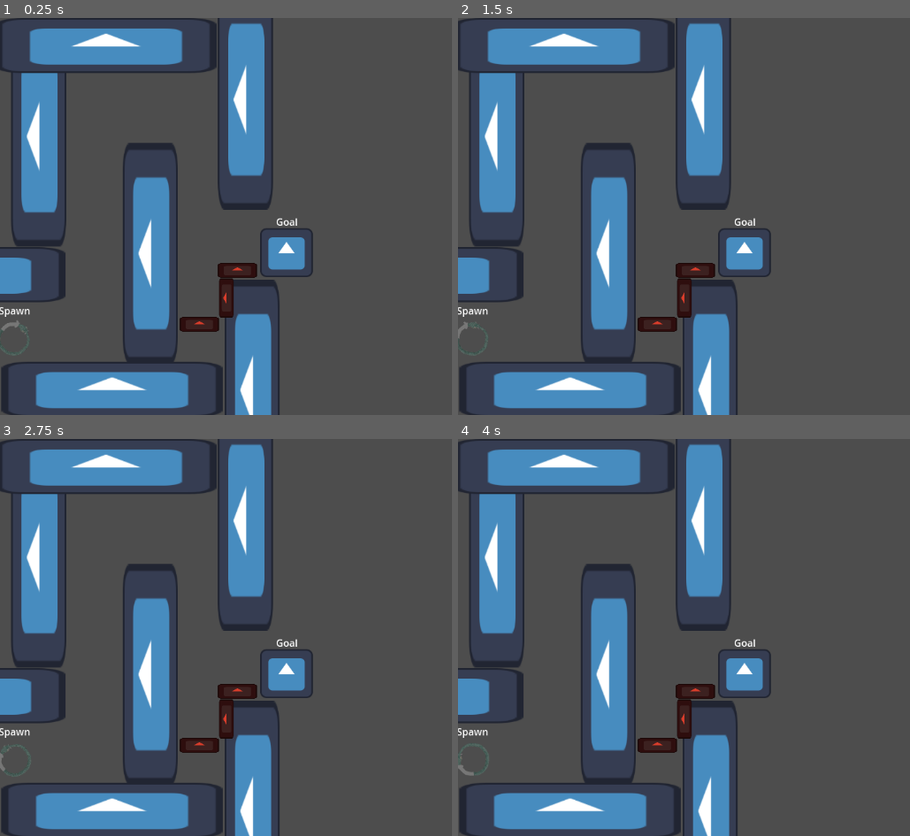
Above: before the commit, frames 1-4 (two rows, left to right).
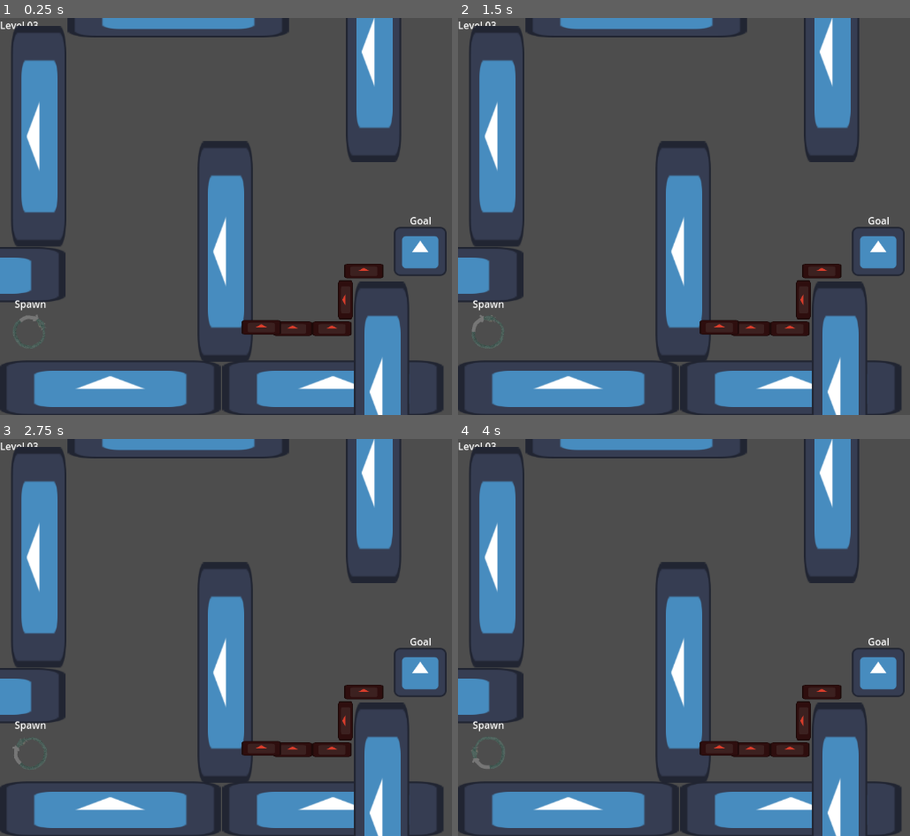
Above: after the commit, the same moments.

Repository: MrDreamhost/gmtk-jam-2025
Game: Godot game, scene res://level/level_03/level_03.tscn
The game is run twice, just before and just after one commit, with the same random seed, the same clock (stepped at 60 frames per second) and the same inputs. This scene is started directly instead of the project's main scene. The engine's default icon, where the game draws it, is replaced by a stand-in: a white triangle on a blue panel in a dark square.
Inputs:
- Up to frame 1 (0.25 s): no input
- Up to frame 2 (1.5 s): hold D (player_right) from 0.53 s (still down); tap Shift (set_spawn_point) at 0.6, 1.35 s; tap Space (player_jump) at 0.77 s
- Up to frame 3 (2.75 s): tap Space (player_jump) at 1.52 s; tap Enter at 2 s; release D (player_right) at 2.03 s; hold A (player_left) from 2.03 s (still down); tap Shift (set_spawn_point) at 2.1 s
- Up to frame 4 (4 s): release A (player_left) at 2.78 s; hold D (player_right) from 2.78 s (still down); tap Shift (set_spawn_point) at 2.85, 3.6 s; tap Space (player_jump) at 3.02, 3.77 s

The runs differ from the first frame. In frame 1, 31% of the frame differs, in the area x 0-99%, y 0-100%; in frame 2, 31%; in frame 3, 31%; in frame 4, 31%.
Error before the commit: Assertion failed: Unknown next_level_file (res://level/goal_zone.gd:10)

Commit message:
adjusted spawn locations and added next levels to goal zones

Diff:
--- a/level/level_01/level_01.tscn
+++ b/level/level_01/level_01.tscn
@@ -31,7 +31,7 @@
 texture = ExtResource("2_rdi31")
 
 [node name="SpawnPoint" parent="." instance=ExtResource("3_aem8p")]
-position = Vector2(31, 549)
+position = Vector2(40, 540)
 
 [node name="GoalZone" parent="." instance=ExtResource("4_mopx3")]
 position = Vector2(1101, 550)
--- a/level/level_02/level_02.tscn
+++ b/level/level_02/level_02.tscn
@@ -50,7 +50,7 @@
 scale = Vector2(5, 1)
 
 [node name="SpawnPoint" parent="." instance=ExtResource("4_j65wl")]
-position = Vector2(25, 550)
+position = Vector2(42, 540)
 
 [node name="GoalZone" parent="." instance=ExtResource("5_emc5r")]
 position = Vector2(954, 389)
--- a/level/level_03/level_03.tscn
+++ b/level/level_03/level_03.tscn
@@ -9,8 +9,9 @@
 [sub_resource type="RectangleShape2D" id="RectangleShape2D_cguju"]
 size = Vector2(362.5, 90)
 
-[node name="Level03" type="Node2D"]
+[node name="Level03" type="Node2D" node_paths=PackedStringArray("spawn_point")]
 script = ExtResource("1_14ypm")
+spawn_point = NodePath("Label/SpawnPoint")
 
 [node name="Label" type="Label" parent="."]
 offset_right = 40.0
@@ -18,7 +19,7 @@
 text = "Level 03"
 
 [node name="StaticBody2D2" type="StaticBody2D" parent="Label"]
-position = Vector2(245, 354)
+position = Vector2(367, 351)
 rotation = -1.5708
 metadata/_edit_group_ = true
 
@@ -46,7 +47,7 @@
 texture = ExtResource("2_lvqq1")
 
 [node name="StaticBody2D5" type="StaticBody2D" parent="Label"]
-position = Vector2(400, 103)
+position = Vector2(609, 25)
 rotation = -1.5708
 metadata/_edit_group_ = true
 
@@ -74,7 +75,7 @@
 texture = ExtResource("2_lvqq1")
 
 [node name="StaticBody2D3" type="StaticBody2D" parent="Label"]
-position = Vector2(213, 606)
+position = Vector2(210, 604)
 metadata/_edit_group_ = true
 
 [node name="CollisionShape2D" type="CollisionShape2D" parent="Label/StaticBody2D3"]
@@ -86,8 +87,21 @@
 scale = Vector2(2.8164, 0.703125)
 texture = ExtResource("2_lvqq1")
 
+[node name="StaticBody2D10" type="StaticBody2D" parent="Label"]
+position = Vector2(573, 604)
+metadata/_edit_group_ = true
+
+[node name="CollisionShape2D" type="CollisionShape2D" parent="Label/StaticBody2D10"]
+position = Vector2(-29.25, 0)
+shape = SubResource("RectangleShape2D_cguju")
+
+[node name="Sprite2D" type="Sprite2D" parent="Label/StaticBody2D10"]
+position = Vector2(-30.2499, 0)
+scale = Vector2(2.8164, 0.703125)
+texture = ExtResource("2_lvqq1")
+
 [node name="StaticBody2D9" type="StaticBody2D" parent="Label"]
-position = Vector2(203, 45)
+position = Vector2(321, -13)
 metadata/_edit_group_ = true
 
 [node name="CollisionShape2D" type="CollisionShape2D" parent="Label/StaticBody2D9"]
@@ -113,7 +127,7 @@
 texture = ExtResource("2_lvqq1")
 
 [node name="StaticBody2D4" type="StaticBody2D" parent="Label"]
-position = Vector2(411, 577)
+position = Vector2(622, 580)
 rotation = -1.5708
 metadata/_edit_group_ = true
 
@@ -127,17 +141,24 @@
 texture = ExtResource("2_lvqq1")
 
 [node name="DeathSpike" parent="Label" instance=ExtResource("3_si3cn")]
-position = Vector2(387, 424)
+position = Vector2(593, 425)
 
 [node name="DeathSpike2" parent="Label" instance=ExtResource("3_si3cn")]
-position = Vector2(325, 512)
+position = Vector2(541, 519)
+
+[node name="DeathSpike4" parent="Label" instance=ExtResource("3_si3cn")]
+position = Vector2(477, 519)
+
+[node name="DeathSpike5" parent="Label" instance=ExtResource("3_si3cn")]
+position = Vector2(426, 517)
 
 [node name="DeathSpike3" parent="Label" instance=ExtResource("3_si3cn")]
-position = Vector2(381, 457)
+position = Vector2(575, 460)
 rotation = -1.5708
 
 [node name="SpawnPoint" parent="Label" instance=ExtResource("4_wteuf")]
-position = Vector2(23, 553)
+position = Vector2(49, 542)
 
 [node name="GoalZone" parent="Label" instance=ExtResource("5_dlqic")]
-position = Vector2(467, 423)
+position = Vector2(685, 421)
+next_level_file = "uid://dprdcmdnfniia"
--- a/level/test_level/test_level.tscn
+++ b/level/test_level/test_level.tscn
@@ -58,11 +58,10 @@
 texture = ExtResource("1_twal5")
 
 [node name="SpawnPoint" parent="." instance=ExtResource("2_u1e15")]
-position = Vector2(17, 557)
+position = Vector2(44, 540)
 
 [node name="GoalZone" parent="." instance=ExtResource("4_j6nex")]
 position = Vector2(126, 197)
-next_level_file = "uid://d3eu8ibj2ld1b"
 
 [node name="DeathSpike" parent="." instance=ExtResource("5_icfbs")]
 position = Vector2(455, 585)
--- a/loop_system/spawn_point.tscn
+++ b/loop_system/spawn_point.tscn
@@ -138,7 +138,7 @@
 scale = Vector2(0.5, 0.5)
 sprite_frames = SubResource("SpriteFrames_5j141")
 autoplay = "default"
-frame_progress = 0.65989
+frame_progress = 0.927292
 
 [node name="Label" type="Label" parent="."]
 offset_left = -25.0
